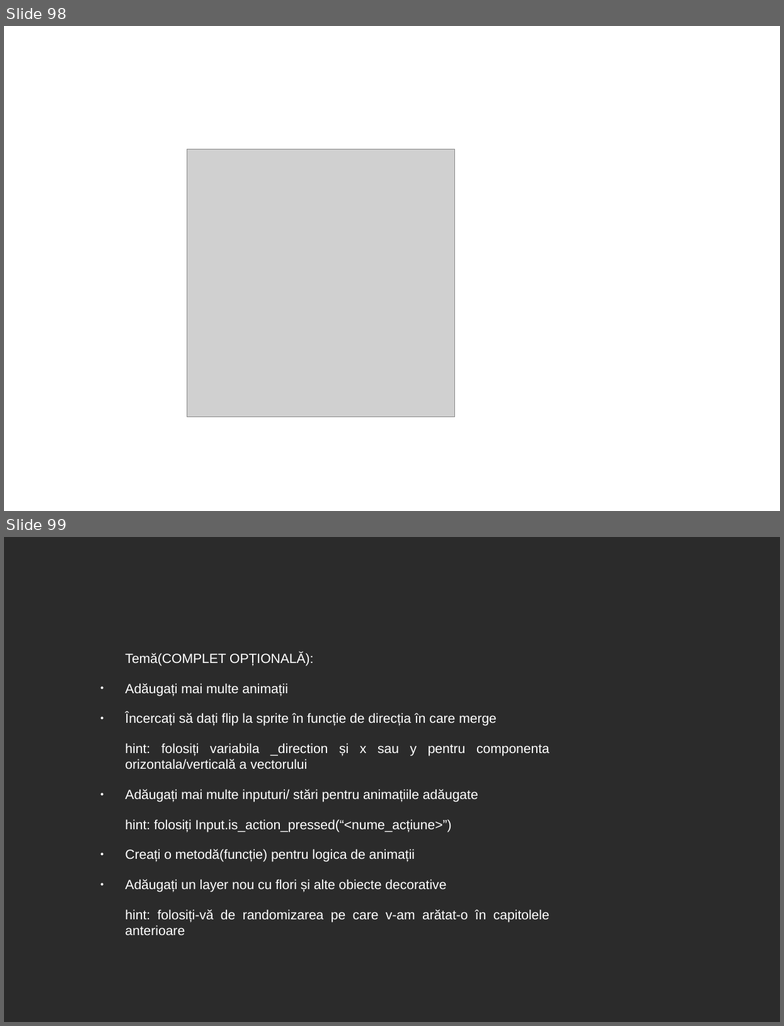
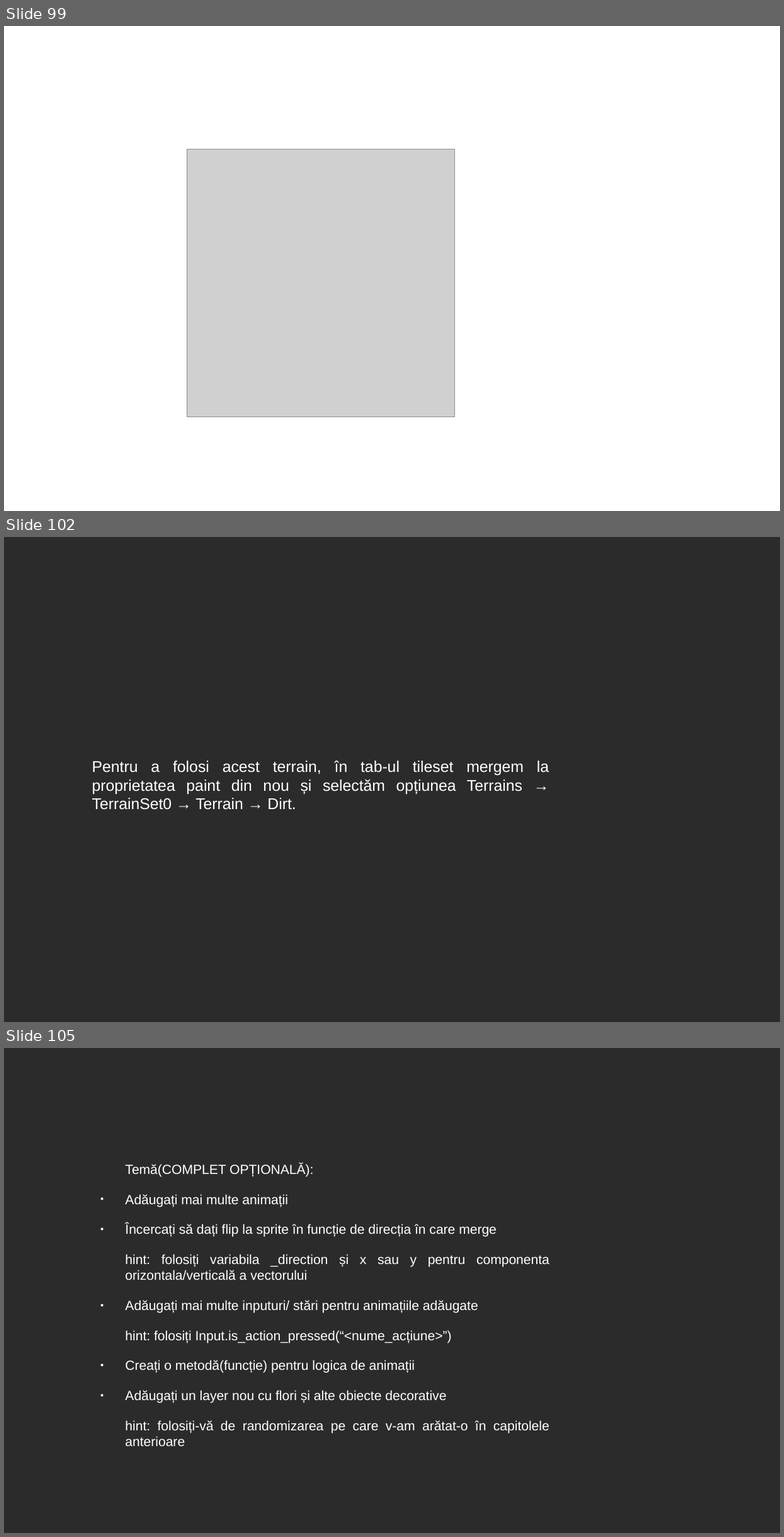
Before and after one commit to 0xspiderr/gdc-upt-presentations, a slide deck: presentation_1/1_introducere_in_godot.odp. Shown one above the other, each under a label of ours: slides 98 and 99 before the commit, slides 99, 102 and 105 after it; the slides between them are not shown. The pictures are 784x1026 and 784x1537 pixels, drawn with LibreOffice and Linux fonts; fonts in the diff are those of the drawing; grey boxes stand for pictures; background and template pictures are left out; a plain dark background stands for a picture behind light text. Boxes give left, top, right and bottom in pixels: in the first picture for what was removed or moved away, otherwise in the second. Text is boxed around its words. In the diff, an @@ line names an element or a change of style, - is before the commit and + after.

```diff
--- a/presentation_1/1_introducere_in_godot.odp
+++ b/presentation_1/1_introducere_in_godot.odp
@@ slide 102 added at [4, 537, 780, 1022], background picture (left out) @@
@@ text added at [92, 761, 549, 810], 16 pt, text #FFFFFF @@
+Pentru a folosi acest terrain, în tab-ul tileset mergem la proprietatea paint din nou și selectăm opțiunea Terrains → TerrainSet0 → Terrain → Dirt.
@@ what was slide 98 is now slide 99 @@
@@ what was slide 99 is now slide 105 @@
```
Also in this commit, not shown: 5 other slides added, 3 other files.
